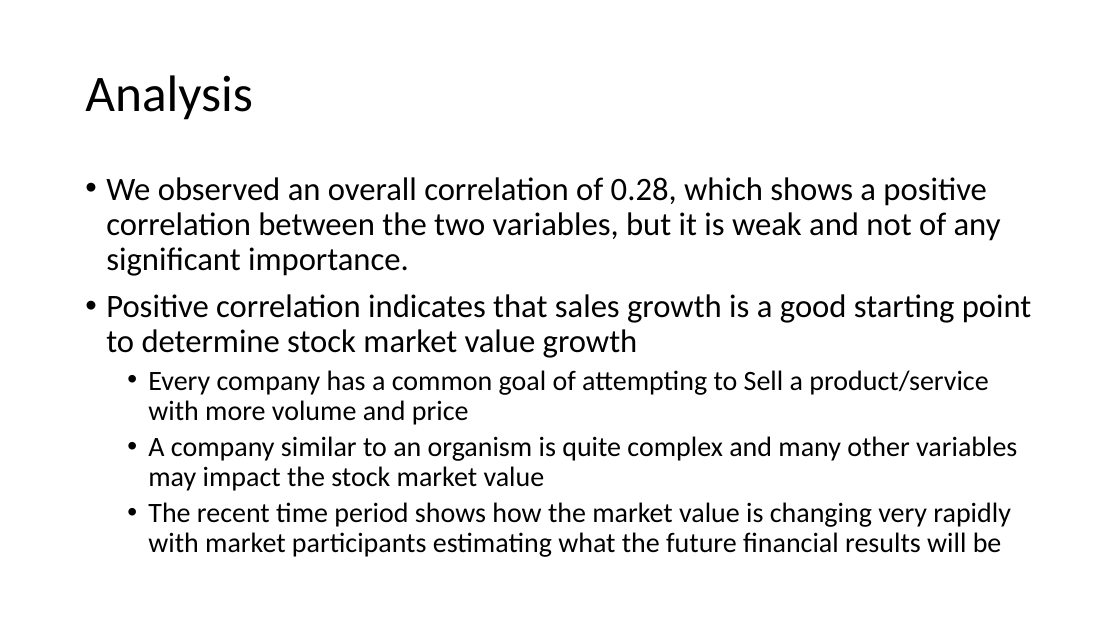
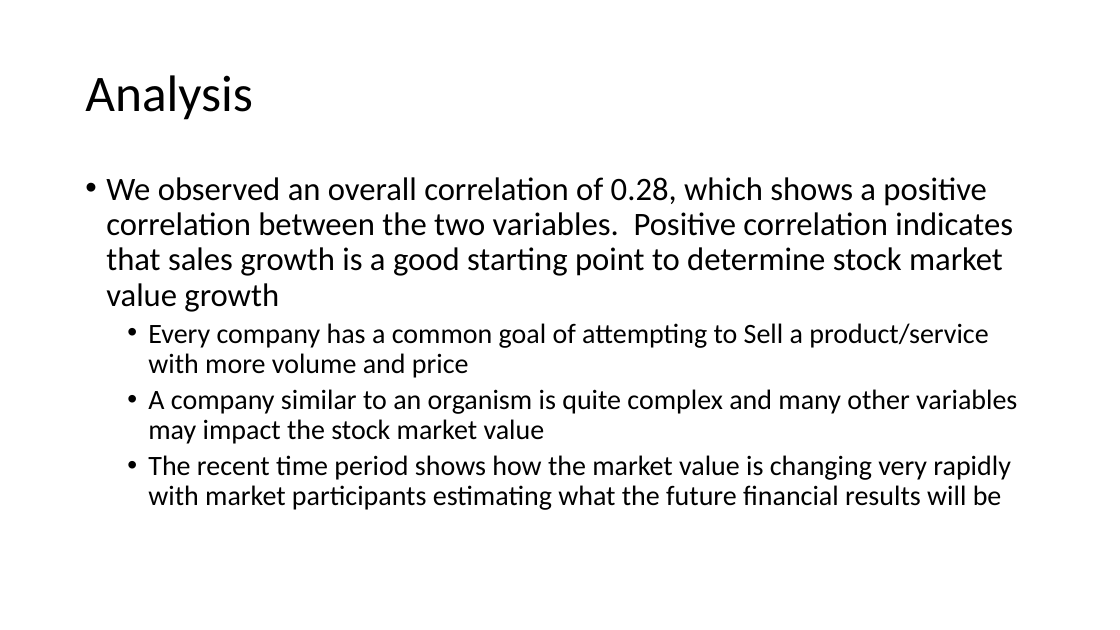
Before and after one commit to hannahcjy/Project1-Stock-Market-Correlationship, a slide deck: slide 8 of Group Project Presentation.pptx (slide 5 before the commit). Drawn at 1120x630 pixels with LibreOffice and Linux fonts; fonts in the diff are those of the drawing. Boxes give left, top, right and bottom in pixels: in the first picture for what was removed or moved away, otherwise in the second. Text is boxed around its words. In the diff, an @@ line names an element or a change of style, - is before the commit and + after.

Commit message:
Updated Slides

```diff
--- a/Group Project Presentation.pptx
+++ b/Group Project Presentation.pptx
@@ text at box(106, 177, 1013, 312): text changed @@
-• We observed an overall correlation of 0.28, which shows a positive correlation between the two variables, but it is weak and not of any significant importance.
-• Positive correlation indicates that sales growth is a good starting point to determine stock market value growth
+• We observed an overall correlation of 0.28, which shows a positive correlation between the two variables. Positive correlation indicates that sales growth is a good starting point to determine stock market value growth
```
Also in this commit, not shown: 1 other slide changed, 1 slide added.
